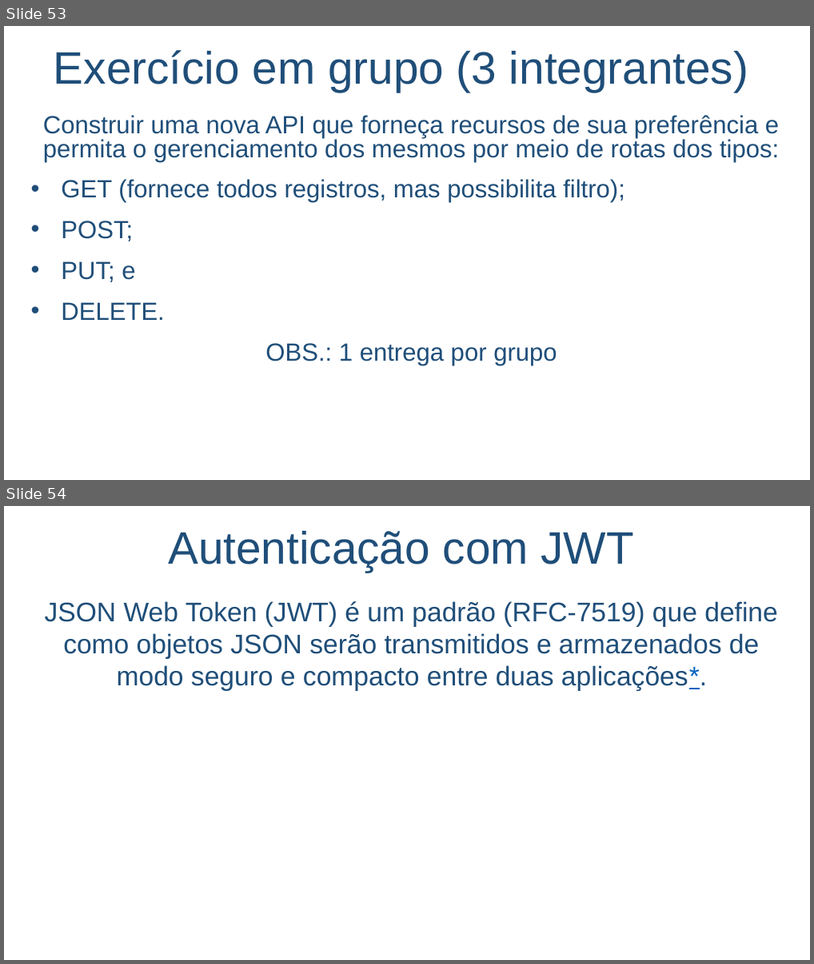
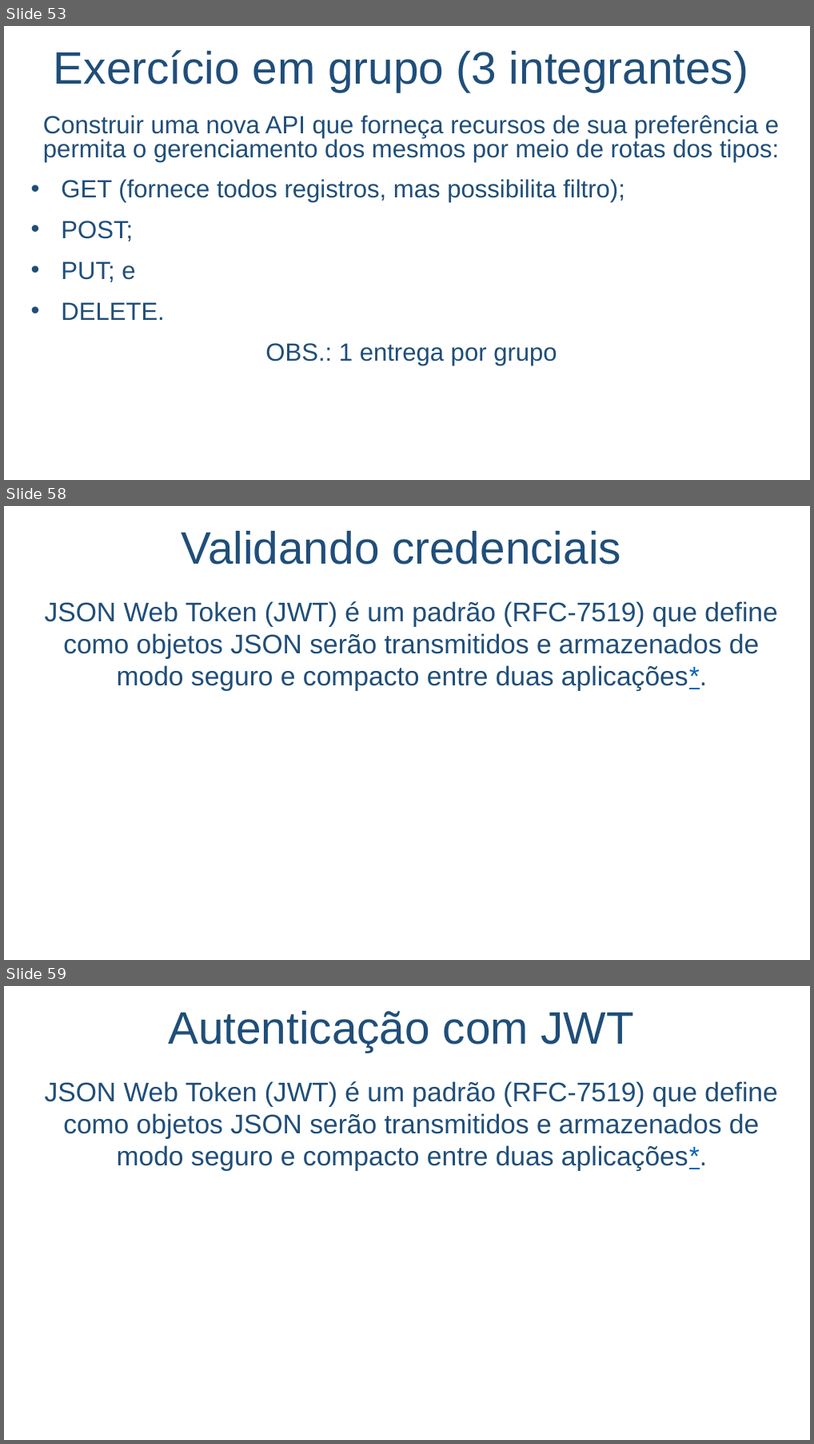
Before and after one commit to salmo-jr/public-slides, a slide deck: node-js.pptx. Shown one above the other, each under a label of ours: slides 53 and 54 before the commit, slides 53, 58 and 59 after it; the slides between them are not shown. The pictures are 814x964 and 814x1444 pixels, drawn with LibreOffice and Linux fonts; fonts in the diff are those of the drawing; background and template pictures are left out. Boxes give left, top, right and bottom in pixels: in the first picture for what was removed or moved away, otherwise in the second. Text is boxed around its words. In the diff, an @@ line names an element or a change of style, - is before the commit and + after.

```diff
--- a/node-js.pptx
+++ b/node-js.pptx
@@ slide 58 added at [4, 506, 810, 960], background picture (left out) @@
@@ text added at [182, 531, 622, 564], 54 pt, text #1F4E79 @@
+Validando credenciais
@@ text added at [45, 601, 778, 691], 32 pt, text #1F4E79 @@
+JSON Web Token (JWT) é um padrão (RFC-7519) que define como objetos JSON serão transmitidos e armazenados de modo seguro e compacto entre duas aplicações*.
@@ what was slide 54 is now slide 59 @@
```
Also in this commit, not shown: 2 slides changed, 4 other slides added.
